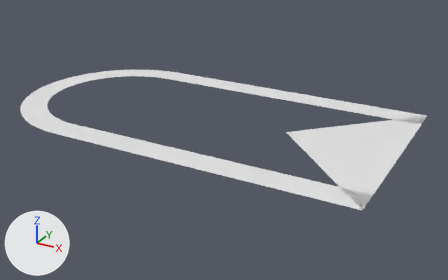
An edit to the OBJ model Assets/Models/AnswerHighlightShort.obj, drawn before and after from the same camera.
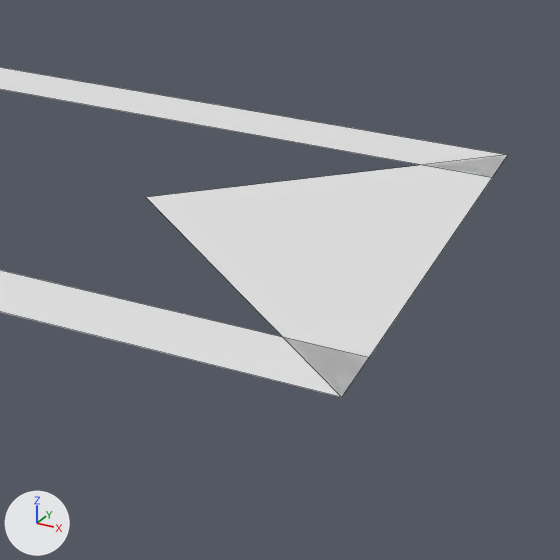
There are two pictures of each version: one whole from a 50 mm lens placed at (0.1477, -0.1862, 0.0849), pointed at (0.0447, 0.001, -0.0087), one close up on the part from 51% to 100% of the width and 20% to 98% of the height. Arrows for +X, +Y and +Z are at lower left; the lights stay in place. The close-ups show mesh edges as thin lines. Where no turn or scale is listed for an object, it has been applied to the vertices.

In view in the first close-up: 'AnswerHighlightShort'.
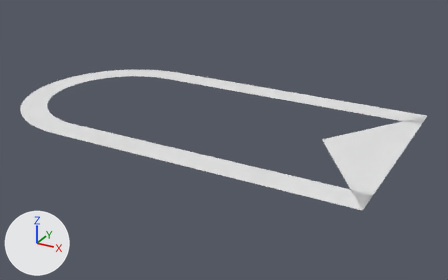
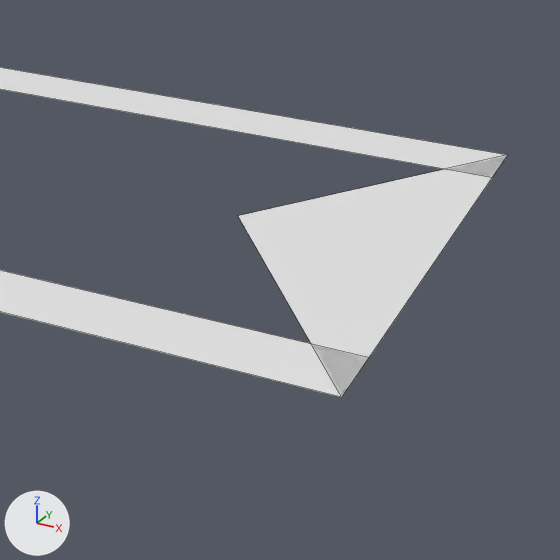
Location of each change, (x1, y1, x2, y2) in pixels of the close-ups (560 x 560 px; the box of a moved part takes in the faces that stretch with it):
part 1 of me_answerhighlightshort, moved or reshaped
    before: (146, 155, 508, 397)
    after: (238, 155, 508, 397)

Patch to the scene script:
```diff
--- a/Assets/Models/AnswerHighlightShort.obj.py
+++ b/Assets/Models/AnswerHighlightShort.obj.py
@@ me_answerhighlightshort @@
 me_answerhighlightshort.from_pydata(...)  # 83 vertices, 39 faces; spans x -0.04..0.11, y -0.04..0.04, z 0.0
 # used by ob_answerhighlightshort; location = (0.0, 0.0, 0.0)
-me_answerhighlightshort.vertices[82].co = (0.07, 0.0, 0.0)  # pixel (145, 197)
+# me_answerhighlightshort part 1
+me_answerhighlightshort.vertices[82].co = (0.083, 0.0, 0.0)  # pixel (237, 215)
```
